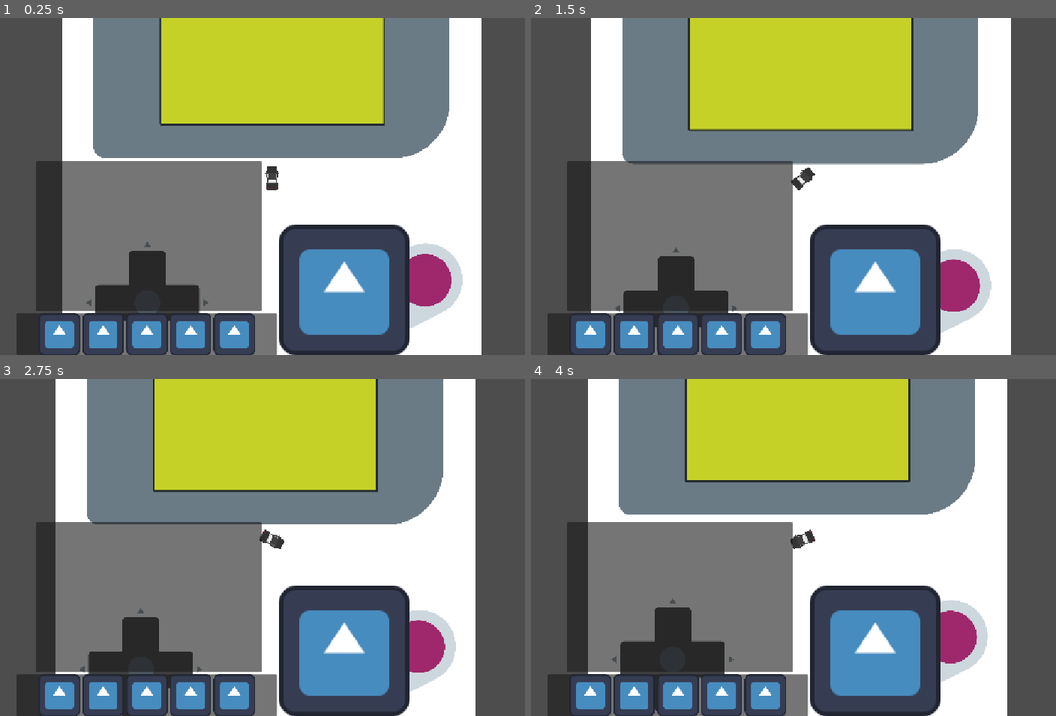
Above: before the commit, frames 1-4 (two rows, left to right).
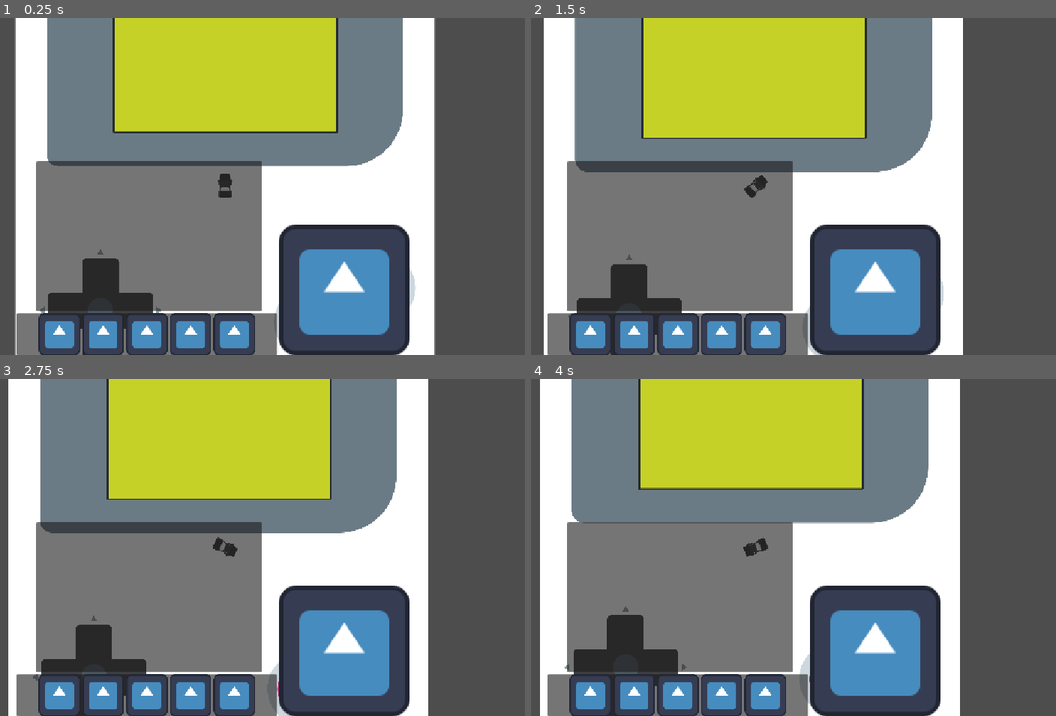
Above: after the commit, the same moments.

Repository: DBorgKiwami/game-jam-2
Game: Godot game, scene res://levels/testlevel.tscn
Two runs of this game, one before a commit and one after it. Both use one fixed random seed, a clock stepped at 60 frames per second and the inputs below. The engine's default icon, where the game draws it, is replaced by a stand-in: a white triangle on a blue panel in a dark square.
Inputs:
- Up to frame 1 (0.25 s): no input
- Up to frame 2 (1.5 s): tap Enter at 0.5 s; hold Right (turn_right) 0.53-1.28 s; hold Up (gas_pedal) 0.53-1.28 s; hold Space (brakes) from 1.28 s (still down); tap Up (gas_pedal) at 1.35 s
- Up to frame 3 (2.75 s): release Space (brakes) at 2.03 s; hold Right (turn_right) from 2.03 s (still down); hold Up (gas_pedal) from 2.03 s (still down)
- Up to frame 4 (4 s): release Up (gas_pedal) at 2.78 s; tap Up (gas_pedal) at 2.85 s; release Right (turn_right) at 3.53 s; hold Left (turn_left) from 3.53 s (still down); hold Up (gas_pedal) from 3.53 s (still down)

The runs differ from the first frame. In frame 1, 35% of the frame differs, in the area x 2-92%, y 0-100%; in frame 2, 35%; in frame 3, 35%; in frame 4, 35%.

Commit message:
Revert Camera for now

Diff:
--- a/player/playercar.tscn
+++ b/player/playercar.tscn
@@ -24,5 +24,4 @@
 shape = SubResource("CircleShape2D_g4v7s")
 
 [node name="Camera2D" type="Camera2D" parent="." unique_id=1415005060]
-offset = Vector2(-300, 50)
 zoom = Vector2(0.3, 0.3)
